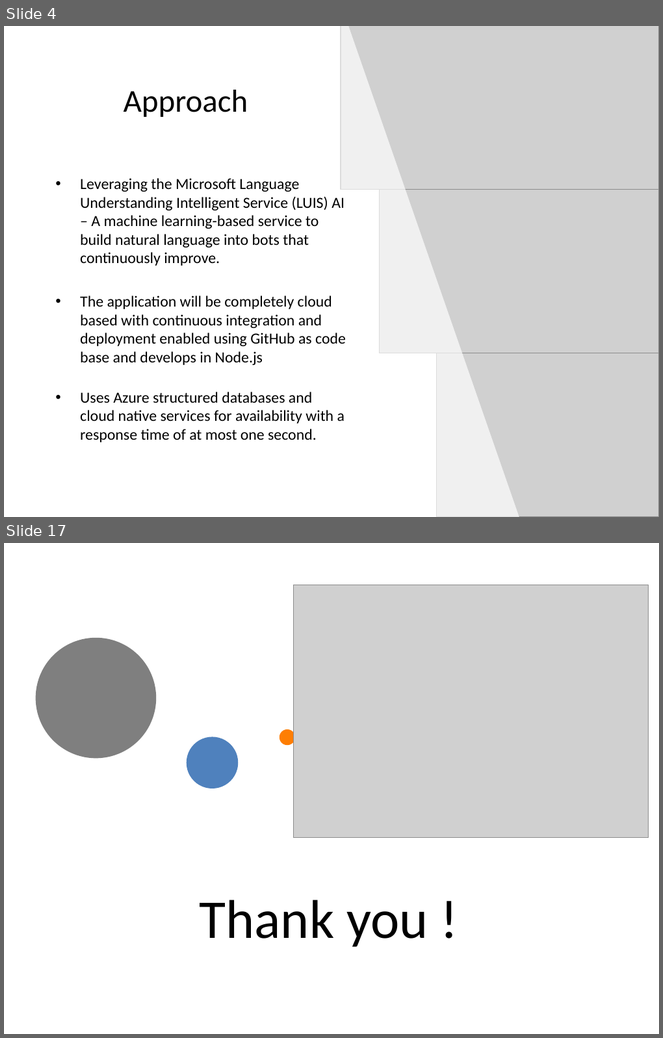
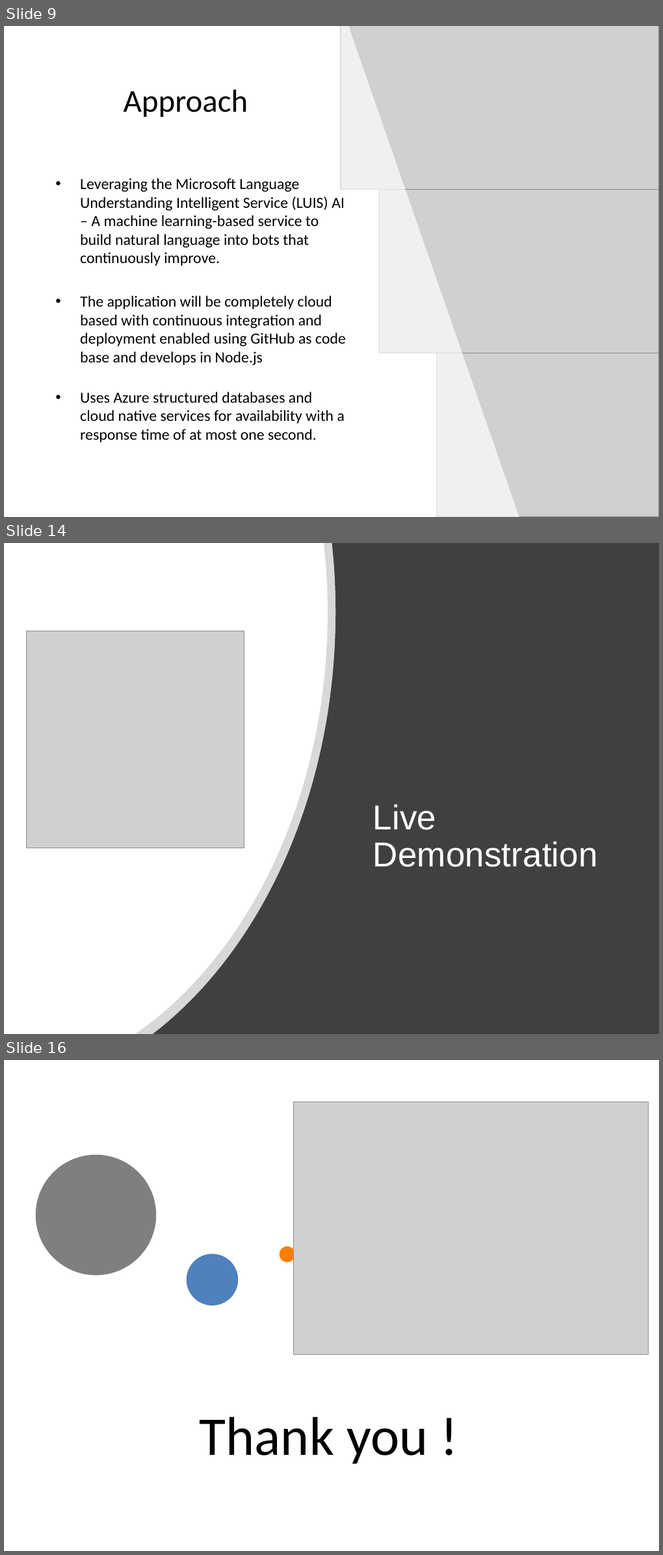
Before and after one commit to bharathkarumudi/SUchatBot, a slide deck: Documentation/SUBot-FinalPresentation.pptx. Shown one above the other, each under a label of ours: slides 4 and 17 before the commit, slides 9, 14 and 16 after it; the slides between them are not shown. The pictures are 663x1038 and 663x1555 pixels, drawn with LibreOffice and Linux fonts; fonts in the diff are those of the drawing; grey boxes stand for pictures. Boxes give left, top, right and bottom in pixels: in the first picture for what was removed or moved away, otherwise in the second. Text is boxed around its words. In the diff, an @@ line names an element or a change of style, - is before the commit and + after.

```diff
--- a/Documentation/SUBot-FinalPresentation.pptx
+++ b/Documentation/SUBot-FinalPresentation.pptx
@@ slide 14 added at bbox=[4, 543, 659, 1034], background #FFFFFF @@
@@ rectangle added at bbox=[4, 543, 659, 1034], fill #404040 @@
@@ freeform shape added at bbox=[4, 543, 336, 1034], fill #FFFFFF at 80% opacity @@
@@ freeform shape added at bbox=[4, 543, 328, 1034], fill #FFFFFF @@
@@ picture added at bbox=[26, 631, 244, 849] @@
@@ title added at bbox=[373, 804, 598, 867], 38 pt, text #FFFFFF @@
+Live Demonstration
@@ what was slide 4 is now slide 9 @@
@@ what was slide 17 is now slide 16 @@
```
Also in this commit, not shown: 6 slides changed, 1 other slide added, 3 slides removed, 15 other files.
